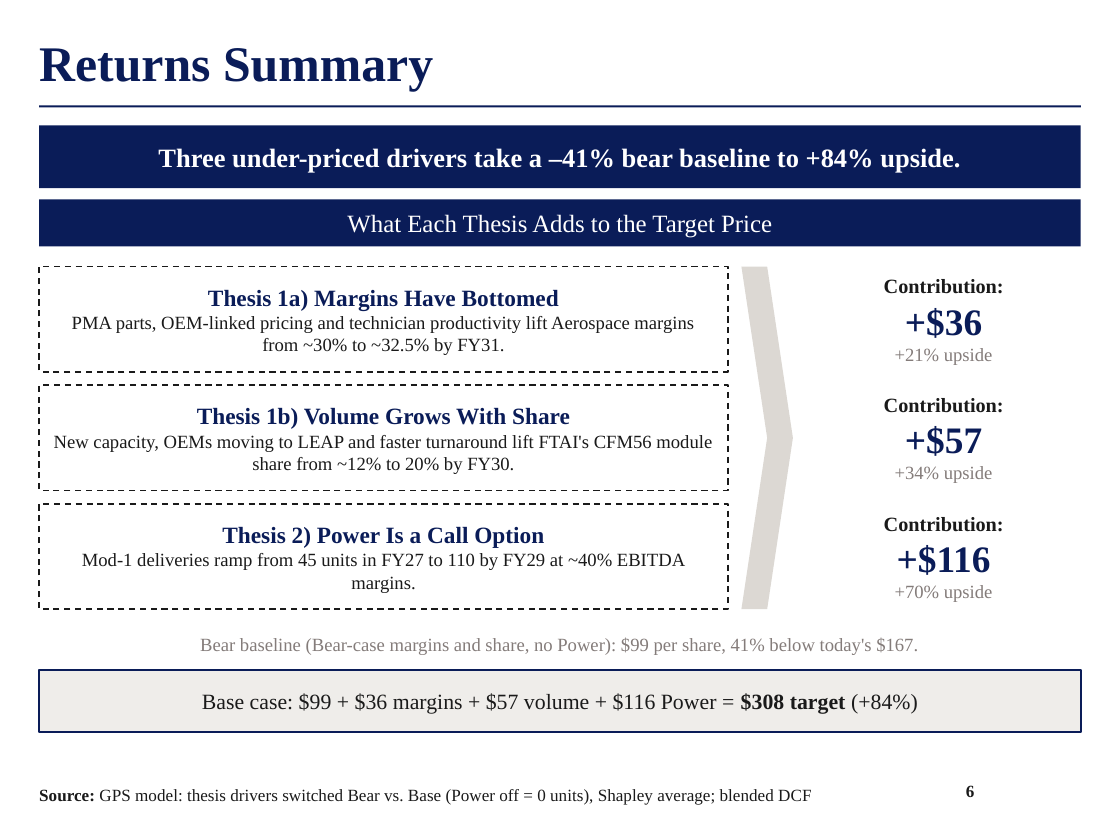
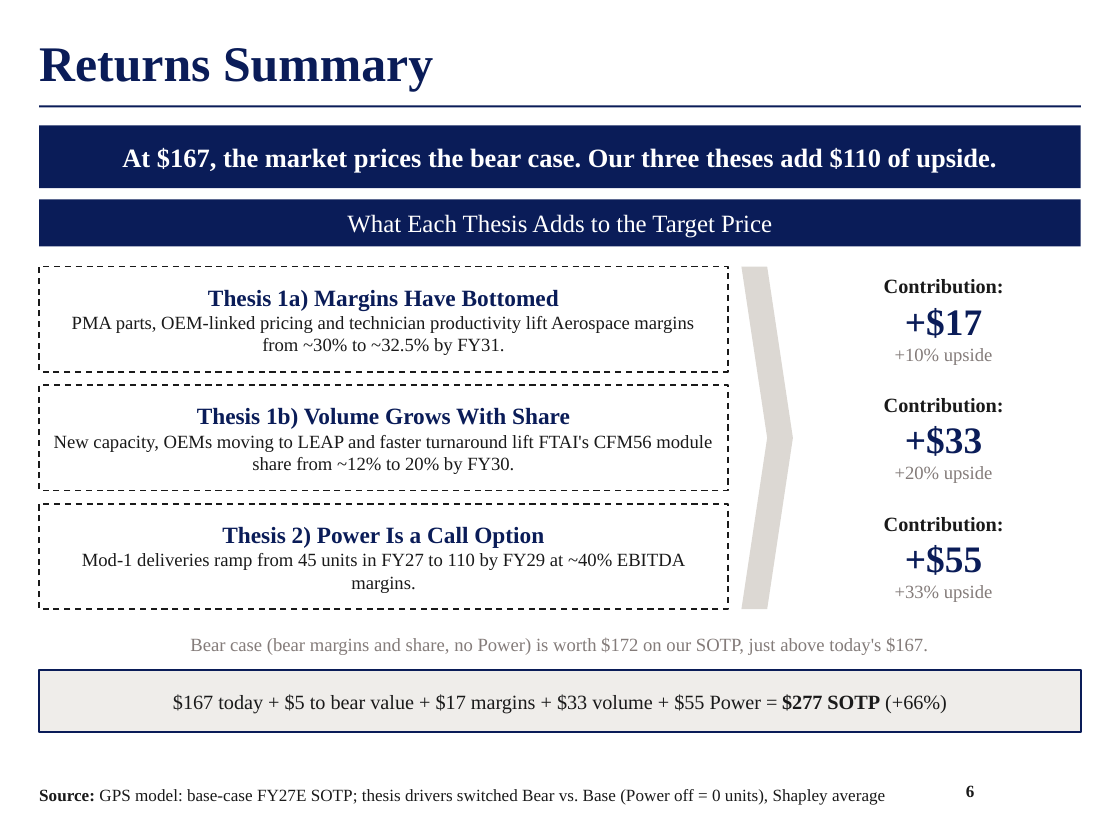
Before and after one commit to maxlsmls-dot/SPOT, a slide deck: slide 6 of deck/FTAI_Long_Pitch.pptx. Drawn at 1120x840 pixels with LibreOffice and Linux fonts; fonts in the diff are those of the drawing; background and template pictures are left out. Boxes give left, top, right and bottom in pixels: in the first picture for what was removed or moved away, otherwise in the second. Text is boxed around its words. In the diff, an @@ line names an element or a change of style, - is before the commit and + after.

```diff
--- a/deck/FTAI_Long_Pitch.pptx
+++ b/deck/FTAI_Long_Pitch.pptx
@@ text in rectangle at <box>122,148,996,173</box>: text changed @@
-Three under-priced drivers take a –41% bear baseline to +84% upside.
+At $167, the market prices the bear case. Our three theses add $110 of upside.
@@ text at <box>895,308,993,365</box>: text changed @@
-+$36
-+21% upside
++$17
++10% upside
@@ text at <box>895,426,993,483</box>: text changed @@
-+$57
-+34% upside
++$33
++20% upside
@@ text at <box>895,545,993,602</box>: text changed @@
-+$116
-+70% upside
++$55
++33% upside
@@ text at <box>190,637,928,655</box>: text changed @@
-Bear baseline (Bear-case margins and share, no Power): $99 per share, 41% below today's $167.
+Bear case (bear margins and share, no Power) is worth $172 on our SOTP, just above today's $167.
@@ text in rectangle at <box>173,694,947,713</box>: text changed; size 14 to 13 pt @@
-Base case: $99 + $36 margins + $57 volume + $116 Power = $308 target (+84%)
+$167 today + $5 to bear value + $17 margins + $33 volume + $55 Power = $277 SOTP (+66%)
@@ text at <box>39,789,885,805</box>: text changed @@
-Source: GPS model: thesis drivers switched Bear vs. Base (Power off = 0 units), Shapley average; blended DCF
+Source: GPS model: base-case FY27E SOTP; thesis drivers switched Bear vs. Base (Power off = 0 units), Shapley average
```
Also in this commit, not shown: 1 other file.
